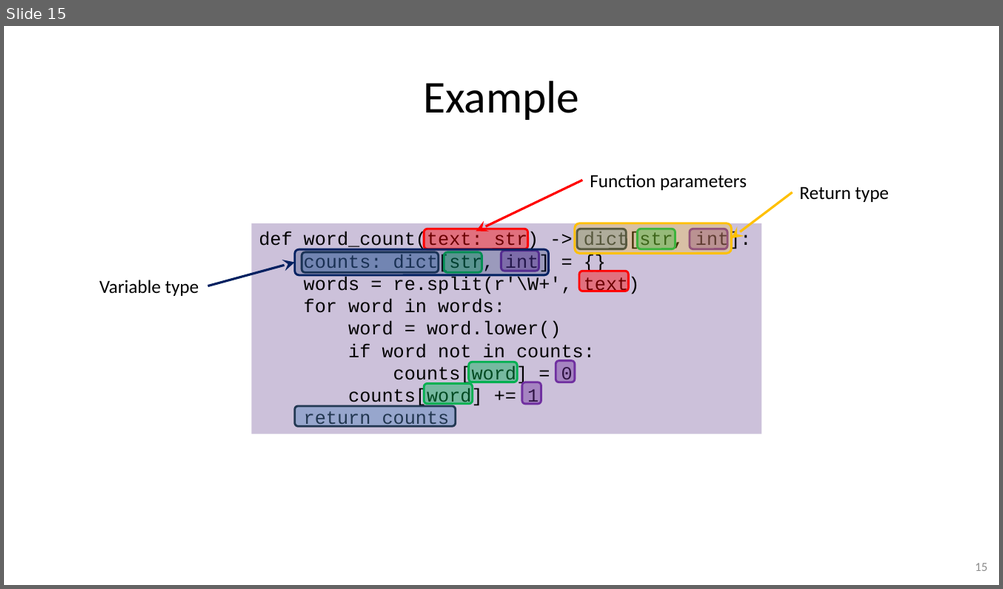
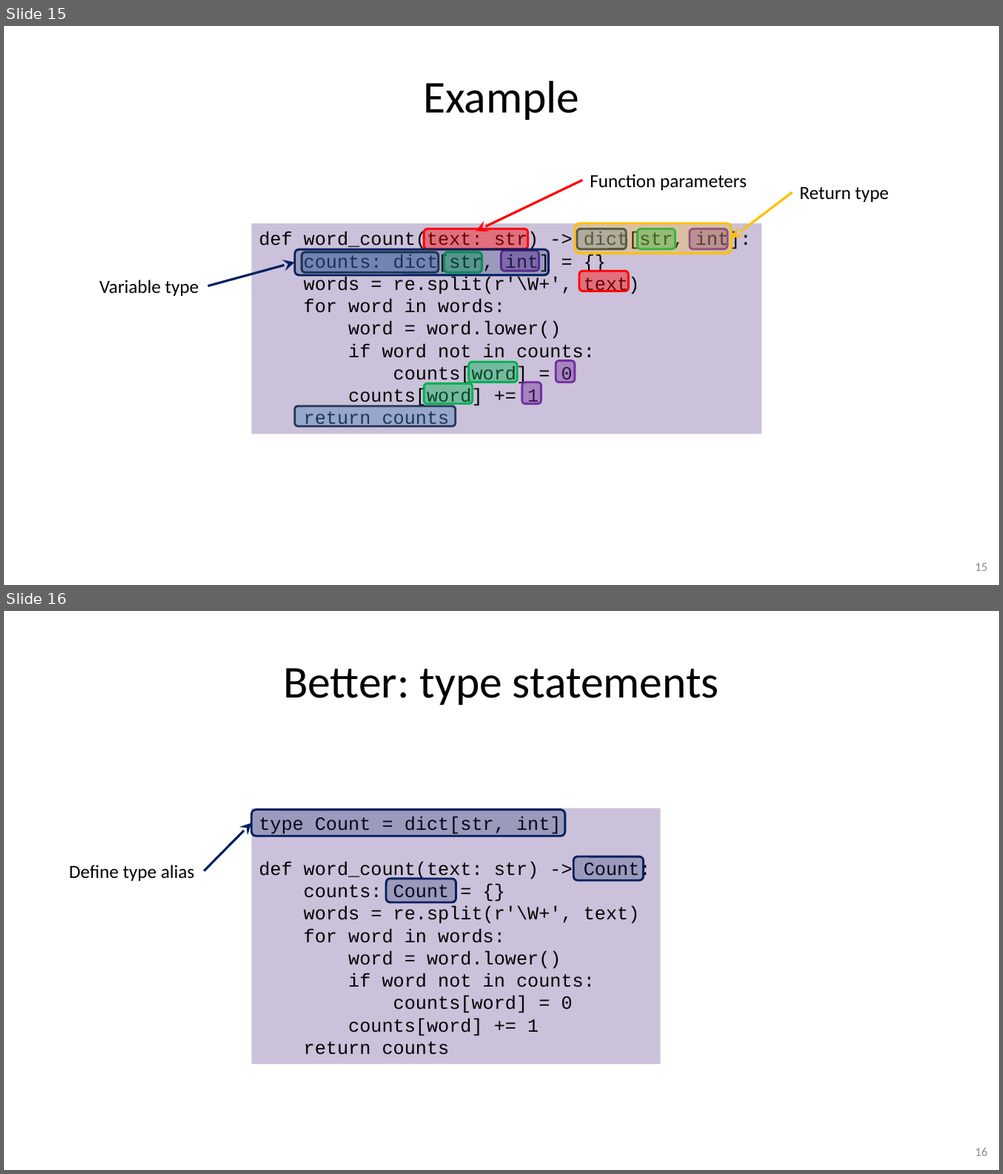
Before and after one commit to gjbex/Python-software-engineering, a slide deck: python_software_engineering.pptx. Shown one above the other, each under a label of ours: slide 15 before the commit, slides 15 and 16 after it. The pictures are 1003x589 and 1003x1174 pixels, drawn with LibreOffice and Linux fonts; fonts in the diff are those of the drawing. Boxes give left, top, right and bottom in pixels: in the first picture for what was removed or moved away, otherwise in the second. Text is boxed around its words. In the diff, an @@ line names an element or a change of style, - is before the commit and + after.

Commit message:
Add slides on type hints

```diff
--- a/python_software_engineering.pptx
+++ b/python_software_engineering.pptx
@@ slide 16 added at <box>4,611,999,1170</box>, background #FFFFFF @@
@@ title added at <box>283,668,719,705</box>, 44 pt, text #000000 @@
+Better: type statements
@@ rectangle added at <box>252,809,660,1065</box>, fill #CCC1DA, 18 pt, text #000000 @@
+type Count = dict[str, int]
+def word_count(text: str) -> Count:
+counts: Count = {}
+words = re.split(r'\W+', text)
+for word in words:
+word = word.lower()
+if word not in counts:
+counts[word] = 0
+counts[word] += 1
+return counts
@@ rounded rectangle added at <box>252,810,565,836</box>, fill #002060 at 24% opacity, outline #002060 2 pt @@
@@ arrow added from (204, 871) to (252, 823), #002060 2.25 pt @@
@@ text added at <box>69,865,195,881</box>, 18 pt, text #000000 @@
+Define type alias
@@ rounded rectangle added at <box>573,857,643,881</box>, fill #002060 at 24% opacity, outline #002060 2 pt @@
@@ rounded rectangle added at <box>386,879,456,903</box>, fill #002060 at 24% opacity, outline #002060 2 pt @@
@@ page number added at <box>975,1148,987,1156</box>, 12 pt, text #8C8C8C @@
+16
```
Also in this commit, not shown: 1 slide changed, 1 other slide added.
